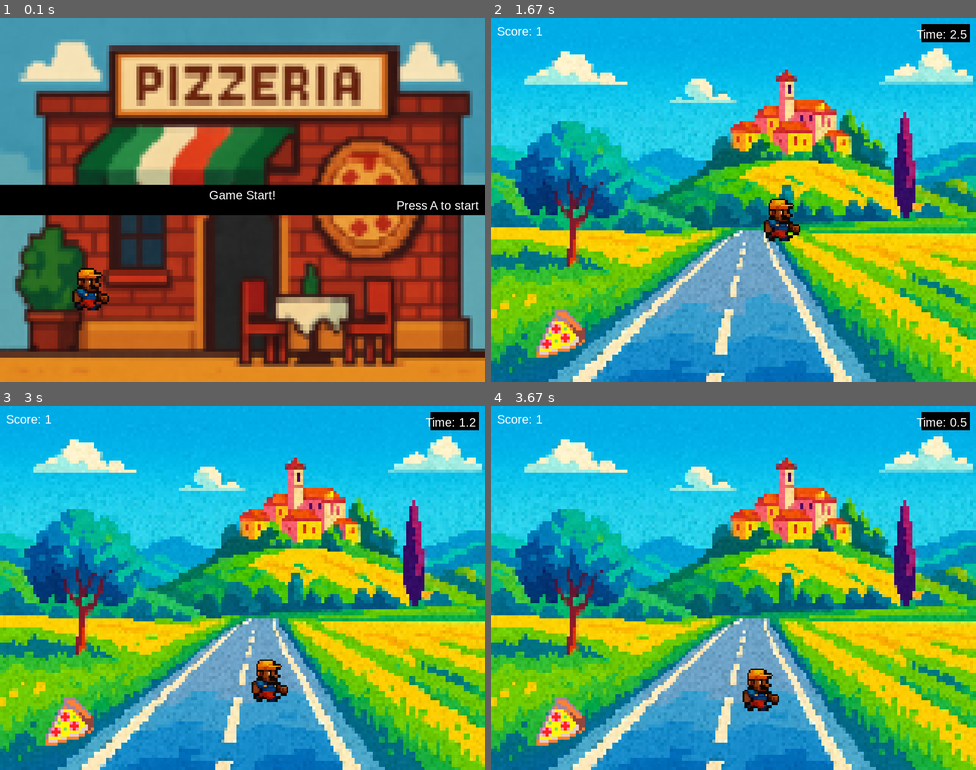
Above: before the commit, frames 1-4 (two rows, left to right).
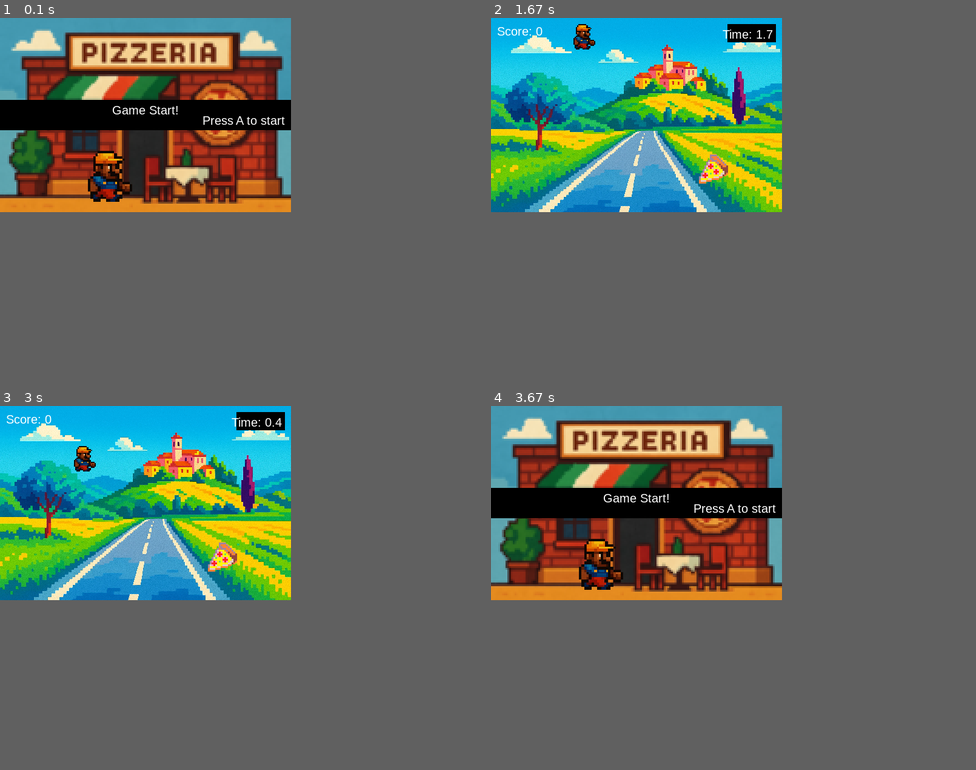
Above: after the commit, the same moments.

Repository: benjawiedmaier/juego_makecode
Game: pygame game, started from entrega 3/python/pygame_timer_game_updated.py
The game is run twice, just before and just after one commit, with the same random seed, the same clock (stepped at 60 frames per second) and the same inputs.
Inputs:
- Up to frame 1 (0.1 s): no input
- Up to frame 2 (1.67 s): hold Q 0.33-0.8 s; hold D 0.83-1.3 s; hold W 1.33-1.63 s
- Up to frame 3 (3 s): hold D 1.67-2.13 s; hold A 2.17-2.7 s; hold S from 2.73 s (still down)
- Up to frame 4 (3.67 s): release S at 3.03 s
In our replay, the window is 800x600 before the commit and 480x320 after it. These sizes can differ from the game's own. Grey fills any space a smaller window leaves; there, only what the larger window draws over its background counts as a difference.

The runs differ from the first frame. In frame 1, 91% of the frame differs, in the area x 0-100%, y 0-100%; in frame 2, 86%; in frame 3, 86%; in frame 4, 93%.

Commit message:
Ajustado tamaño de pantalla y sprites en pygame_timer_game_updated.py

Diff:
--- a/entrega 3/python/pygame_timer_game_updated.py
+++ b/entrega 3/python/pygame_timer_game_updated.py
@@ -4,8 +4,8 @@
 
 # Inicialización
 pygame.init()
-WIDTH, HEIGHT = 160, 120
-SCALE = 5
+WIDTH, HEIGHT = 480, 320
+SCALE = 1
 SCREEN = pygame.display.set_mode((WIDTH * SCALE, HEIGHT * SCALE))
 CLOCK = pygame.time.Clock()
 FONT = pygame.font.SysFont("Arial", 20)
@@ -19,9 +19,9 @@
 # Escalar imágenes
 bg_start = pygame.transform.scale(bg_start, (WIDTH, HEIGHT))
 bg_game = pygame.transform.scale(bg_game, (WIDTH, HEIGHT))
-player_img_small = pygame.transform.scale(player_img_original, (32, 32))
+player_img_small = pygame.transform.scale(player_img_original, (64, 64))
 player_img_large = pygame.transform.scale(player_img_original, (64, 64))
-pizza_img = pygame.transform.scale(pizza_img, (16, 16))
+pizza_img = pygame.transform.scale(pizza_img, (64, 64))
 
 # Clases
 class Sprite(pygame.sprite.Sprite):
@@ -40,8 +40,8 @@
 
 # Variables globales
 score = 0
-base_speed = 3
-boost_speed = 5
+base_speed = 7
+boost_speed = 40
 Xvel = base_speed
 Yvel = base_speed
 TIMER_DURATION = 3000
@@ -49,7 +49,7 @@
 boost_active = False
 boost_start_time = 0
 boost_cooldown_start = -5000
-boost_duration = 2000
+boost_duration = 1000
 boost_cooldown = 5000
 
 player = Sprite(player_img_large, 61, 101)
@@ -63,8 +63,8 @@
     waiting = True
     while waiting:
         SCREEN.blit(pygame.transform.scale(bg_start, (WIDTH * SCALE, HEIGHT * SCALE)), (0, 0))
-        SCREEN.blit(pygame.transform.scale(player.image, (64 * SCALE // 4, 64 * SCALE // 4)),
-                    (player.rect.x * SCALE, player.rect.y * SCALE))
+        SCREEN.blit(pygame.transform.scale(player.image, (64 * SCALE // 4 * 6 , 64 * SCALE // 4 * 6)),
+                    (player.rect.x * SCALE, player.rect.y * SCALE - 50))
 
         bar_width = WIDTH * SCALE
         bar_height = 50
@@ -88,9 +88,9 @@
             waiting = False
 
 def draw_game(time_left):
-    SCREEN.blit(pygame.transform.scale(bg_game, (WIDTH * SCALE, HEIGHT * SCALE)), (0, 0))
+    SCREEN.blit(pygame.transform.scale(bg_game, (WIDTH * SCALE , HEIGHT * SCALE )), (0, 0))
     for sprite in sprites:
-        SCREEN.blit(pygame.transform.scale(sprite.image, (16 * SCALE, 16 * SCALE)),
+        SCREEN.blit(pygame.transform.scale(sprite.image, (16 * SCALE * 3, 16 * SCALE*3)),
                     (sprite.rect.x * SCALE, sprite.rect.y * SCALE))
     score_text = FONT.render(f"Score: {score}", True, (255, 255, 255))
     SCREEN.blit(score_text, (10, 10))
